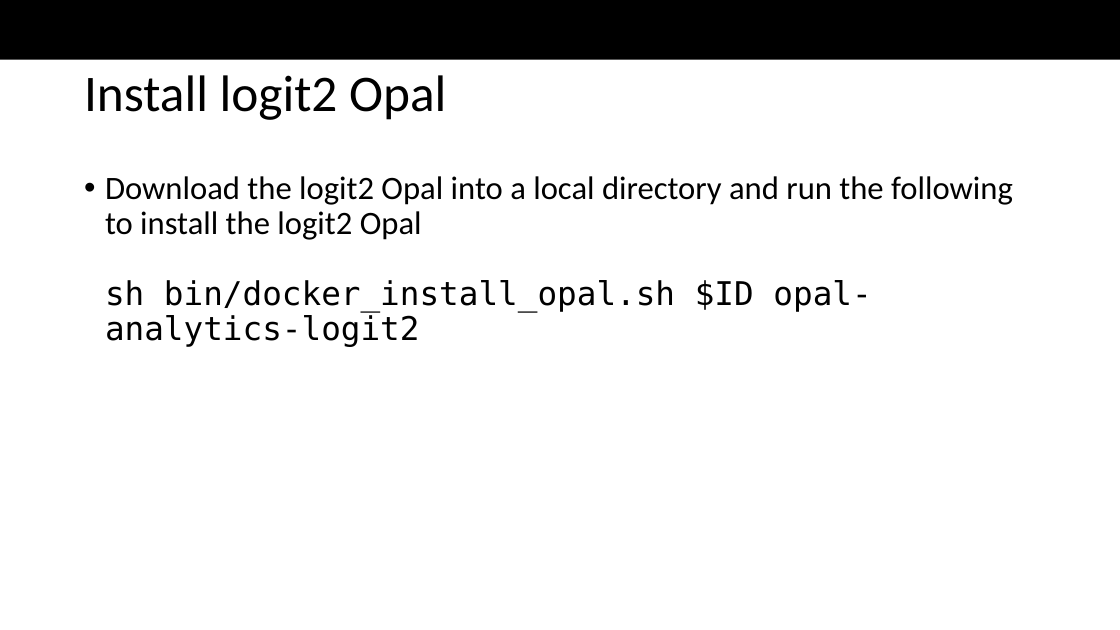
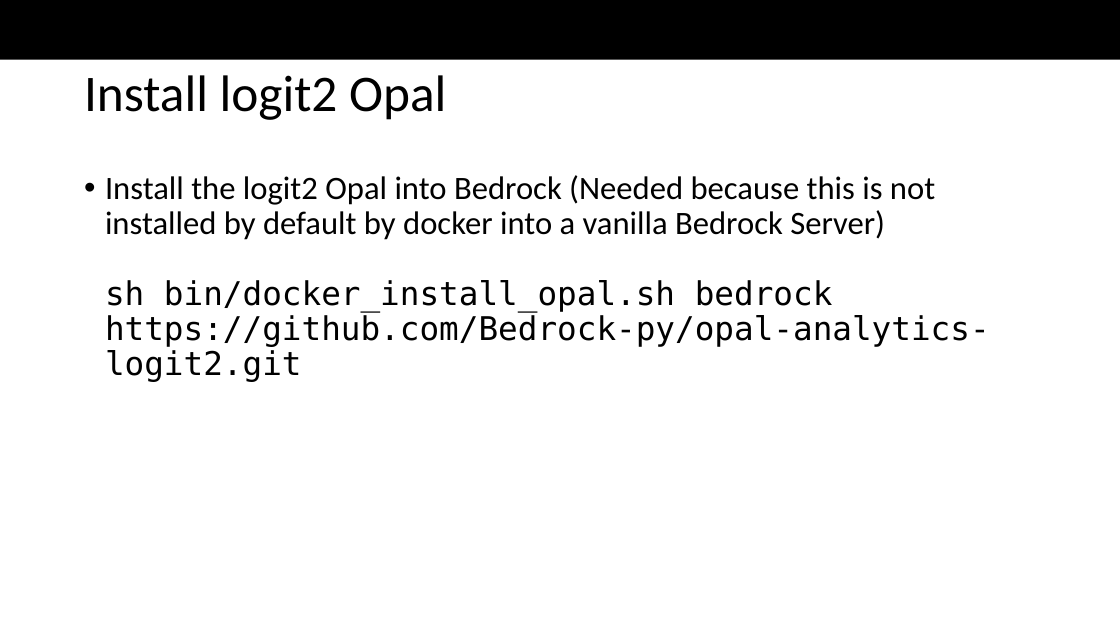
Before and after one commit to Bedrock-py/bedrock-core, a slide deck: slide 4 of docs/QuickStart.pptx. Drawn at 1120x630 pixels with LibreOffice and Linux fonts; fonts in the diff are those of the drawing; background and template pictures are left out. Boxes give left, top, right and bottom in pixels: in the first picture for what was removed or moved away, otherwise in the second. Text is boxed around its words. In the diff, an @@ line names an element or a change of style, - is before the commit and + after.

Commit message:
Updating QuickStart to reference Logit2 Opal for installation

```diff
--- a/docs/QuickStart.pptx
+++ b/docs/QuickStart.pptx
@@ text at box(105, 175, 990, 382): text changed @@
-• Download the logit2 Opal into a local directory and run the following to install the logit2 Opal
-  sh bin/docker_install_opal.sh $ID opal-analytics-logit2
+• Install the logit2 Opal into Bedrock (Needed because this is not installed by default by docker into a vanilla Bedrock Server)
+  sh bin/docker_install_opal.sh bedrock https://github.com/Bedrock-py/opal-analytics-logit2.git
```
